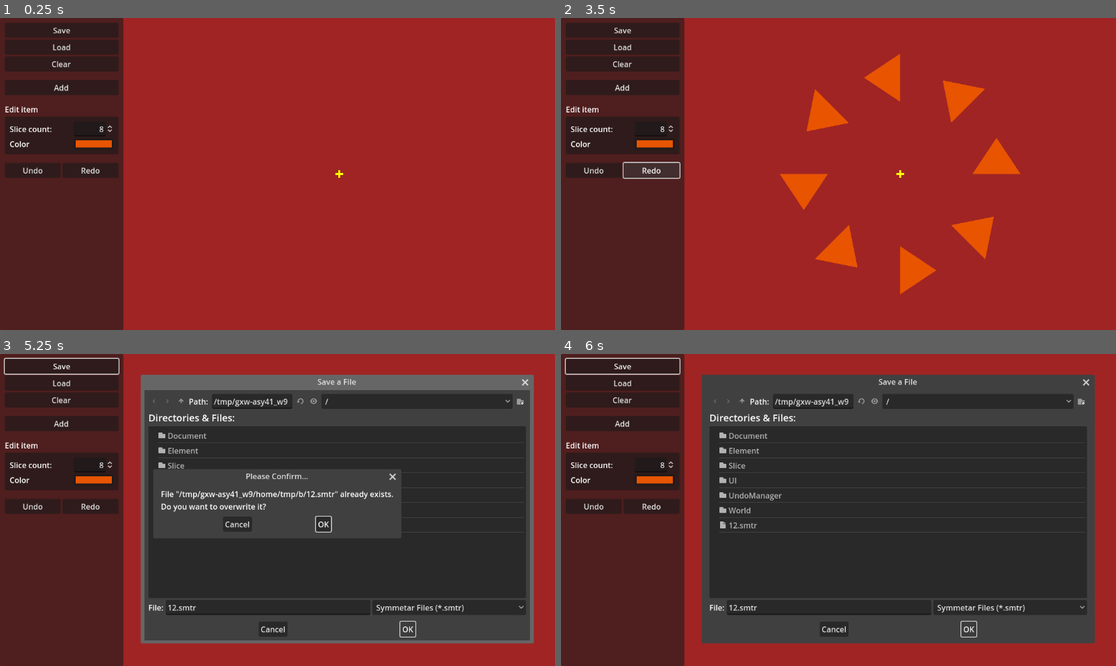
Above: before the commit, frames 1-4 (two rows, left to right).
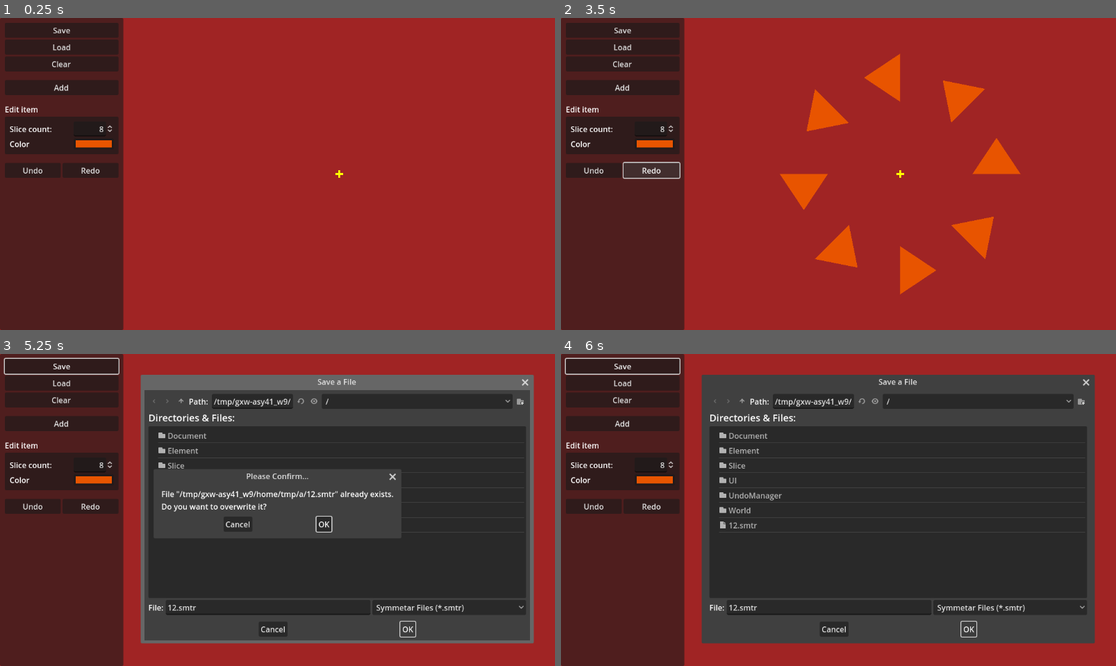
Above: after the commit, the same moments.

Repository: zoeesilcock/symmetar
Game: Godot game, scene res://Main.tscn
Two runs of this game, one before a commit and one after it. Both use one fixed random seed, a clock stepped at 60 frames per second and the inputs below.
Inputs (mouse positions are in pixels of both pictures, inside the frame that each line leads up to):
- Up to frame 1 (0.25 s): no input
- Up to frame 2 (3.5 s): click "Clear" at 0.5 s; click "Add" at 1.25 s; click "Undo" at 2 s; click "Redo" at 2.75 s
- Up to frame 3 (5.25 s): click "Save" at 3.5 s; click (266, 606) at 4.27 s; type "12" at 4.35 s; click "OK" at 5 s
- Up to frame 4 (6 s): click "OK" at 5.75 s

Frames 1-2 are identical in both runs. In frame 3, 0.8% of the frame differs, in the area x 29-71%, y 14-58%; in frame 4, less than 0.1%.

Commit message:
Only register an undo diff when closing the color picker

Diff:
--- a/UI/UI.gd
+++ b/UI/UI.gd
@@ -10,7 +10,8 @@
 
 func _ready() -> void:
 	ui_state.selection_changed.connect(_on_selection_changed)
-	slice_color_input.get_picker().color_changed.connect(_on_slice_color_changed)
+	slice_color_input.color_changed.connect(_on_slice_color_changed)
+	slice_color_input.popup_closed.connect(_on_slice_color_picker_closed)
 
 	file_dialog.set_filters(PackedStringArray(["*.smtr ; Symmetar Files"]))
 
@@ -88,7 +89,10 @@
 
 		if slice_color_changed:
 			element_state.slice_color = value
-			world.undo_manager.register_diff()
+
+func _on_slice_color_picker_closed() -> void:
+	if ui_state.selected_element_index >= 0:
+		world.undo_manager.register_diff()
 
 func _on_undo_button_pressed() -> void:
 	world.undo_manager.undo()
